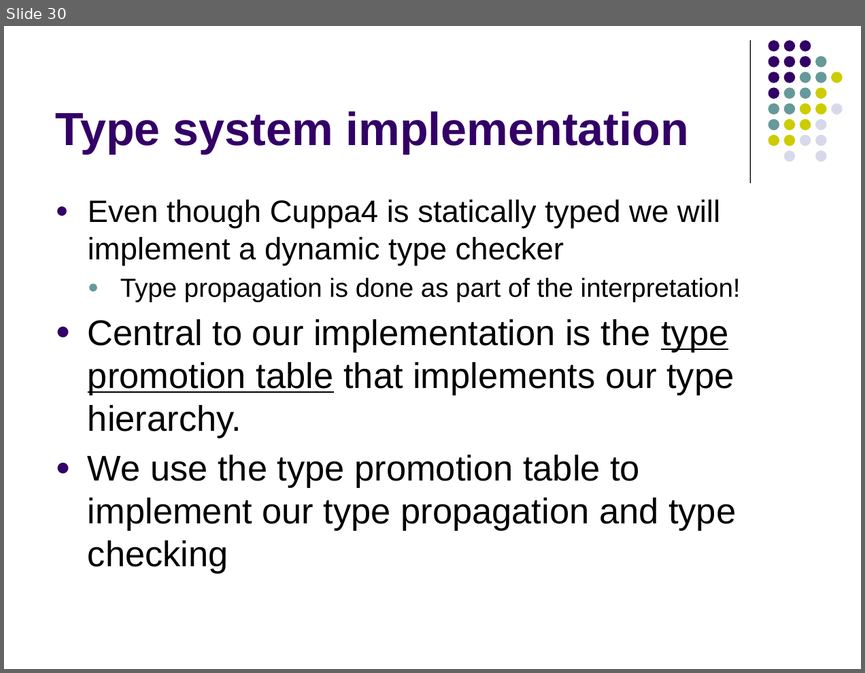
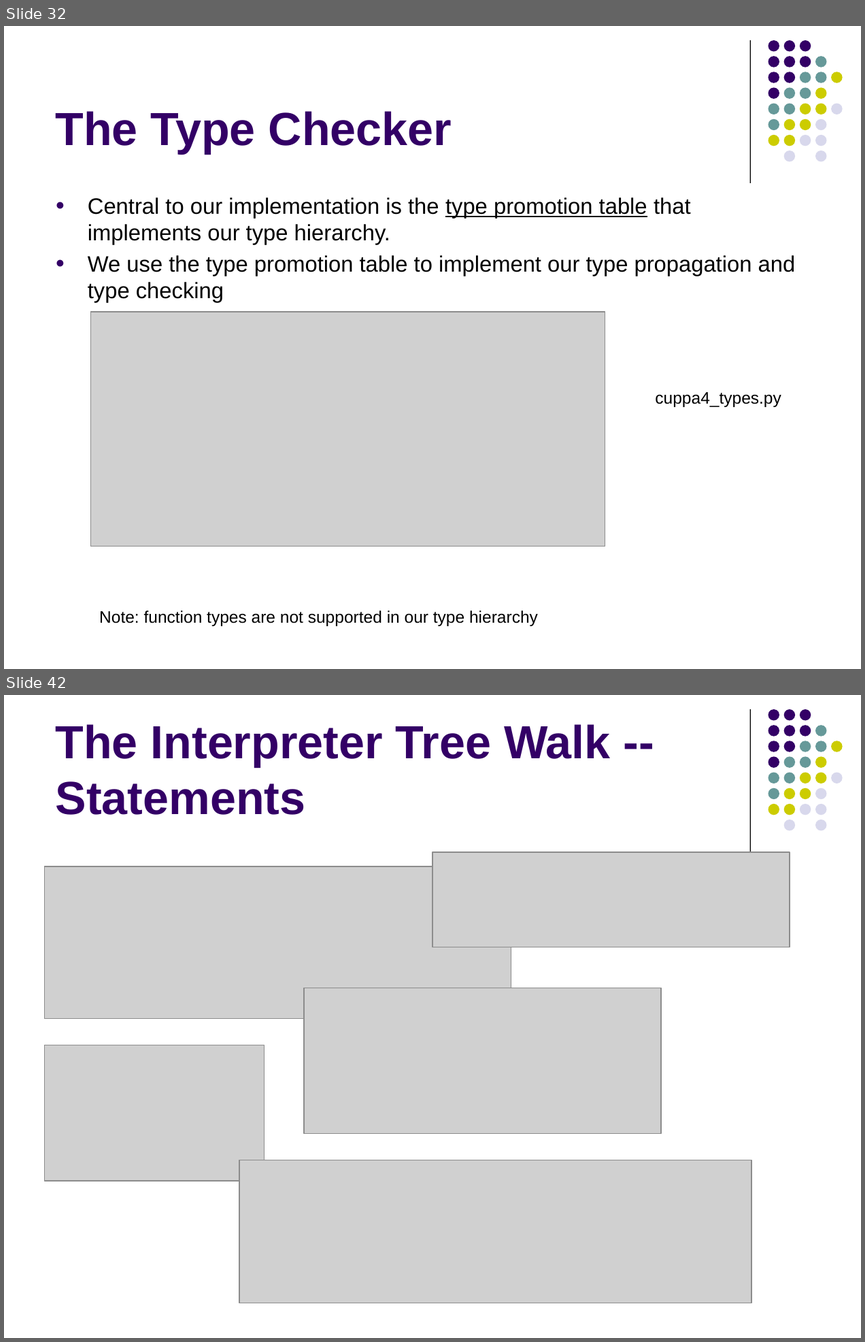
Before and after one commit to lutzhamel/CSC402, a slide deck: notes/csc402-ln018.pptx. Shown one above the other, each under a label of ours: slide 30 before the commit, slides 32 and 42 after it; the slides between them are not shown. The pictures are 865x673 and 865x1342 pixels, drawn with LibreOffice and Linux fonts; fonts in the diff are those of the drawing; grey boxes stand for pictures. Boxes give left, top, right and bottom in pixels: in the first picture for what was removed or moved away, otherwise in the second. Text is boxed around its words. In the diff, an @@ line names an element or a change of style, - is before the commit and + after.

```diff
--- a/notes/csc402-ln018.pptx
+++ b/notes/csc402-ln018.pptx
@@ slide 42 added at bbox=[4, 695, 861, 1338], background #FFFFFF; not listed: 32 template elements that a slide beside it also shows @@
@@ title added at bbox=[56, 724, 611, 815], 39 pt, text #330066, bold @@
+The Interpreter Tree Walk -- Statements
@@ picture added at bbox=[432, 852, 789, 947] @@
@@ picture added at bbox=[44, 866, 511, 1019] @@
@@ picture added at bbox=[304, 987, 661, 1133] @@
@@ picture added at bbox=[44, 1045, 264, 1180] @@
@@ picture added at bbox=[239, 1159, 752, 1302] @@
@@ what was slide 30 is now slide 32 @@
@@ slide 32 changed as well @@
@@ title at bbox=[56, 111, 451, 154]: text changed @@
-Type system implementation
+The Type Checker
@@ text "Central to our implementation is ..." at bbox=[88, 197, 796, 303]: size 30 to 18.8 pt; less space between paragraphs @@
@@ text at bbox=[88, 199, 740, 302]: paragraphs removed @@
-● Even though Cuppa4 is statically typed we will implement a dynamic type checker
-  ● Type propagation is done as part of the interpretation!
@@ picture added at bbox=[90, 312, 604, 546] @@
@@ text added at bbox=[655, 392, 781, 407], 14 pt, text #000000 @@
+cuppa4_types.py
@@ text added at bbox=[99, 610, 538, 626], 14 pt, text #000000 @@
+Note: function types are not supported in our type hierarchy
```
Also in this commit, not shown: 1 other slide changed, 13 other slides added, 4 slides removed, 2 other files.
